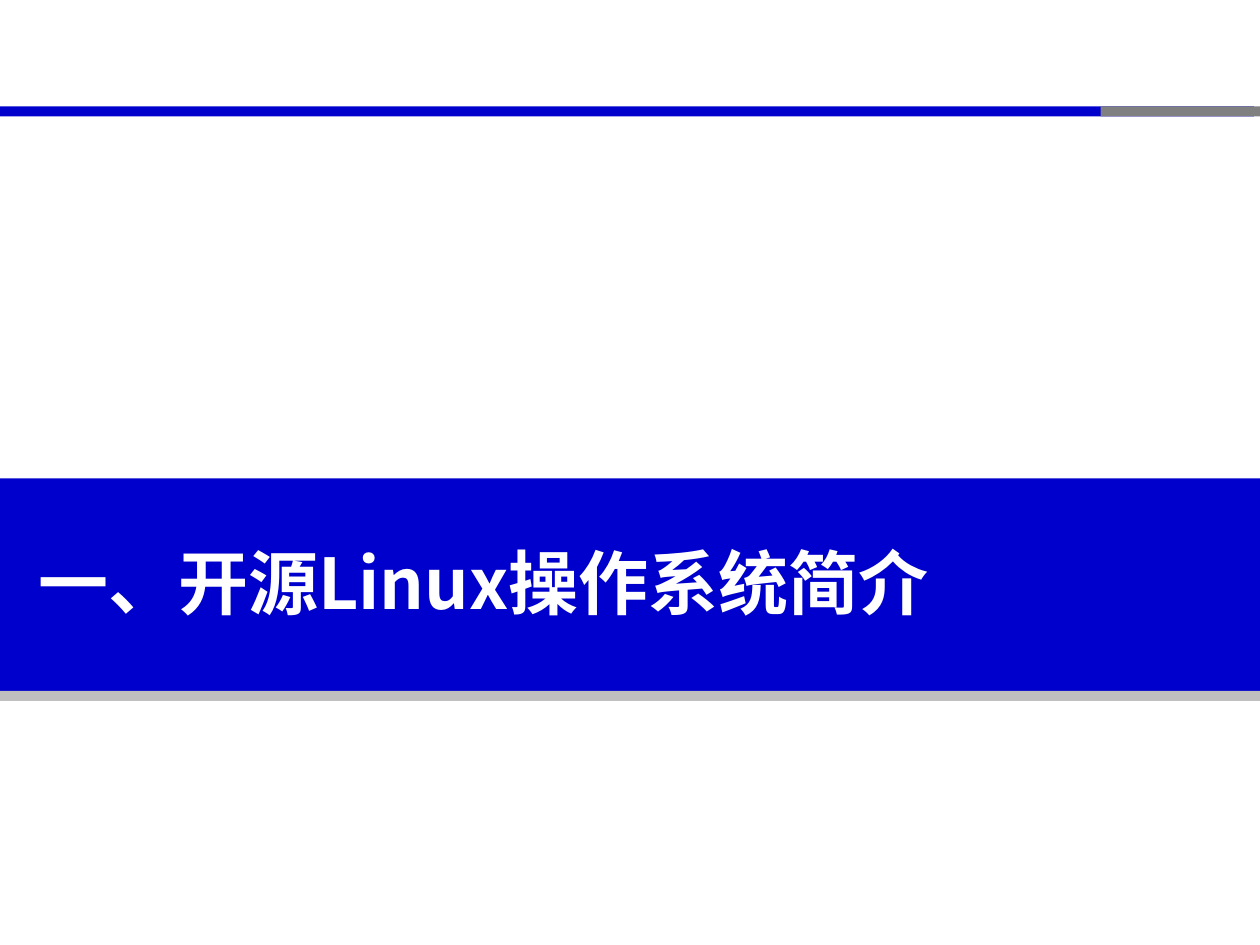
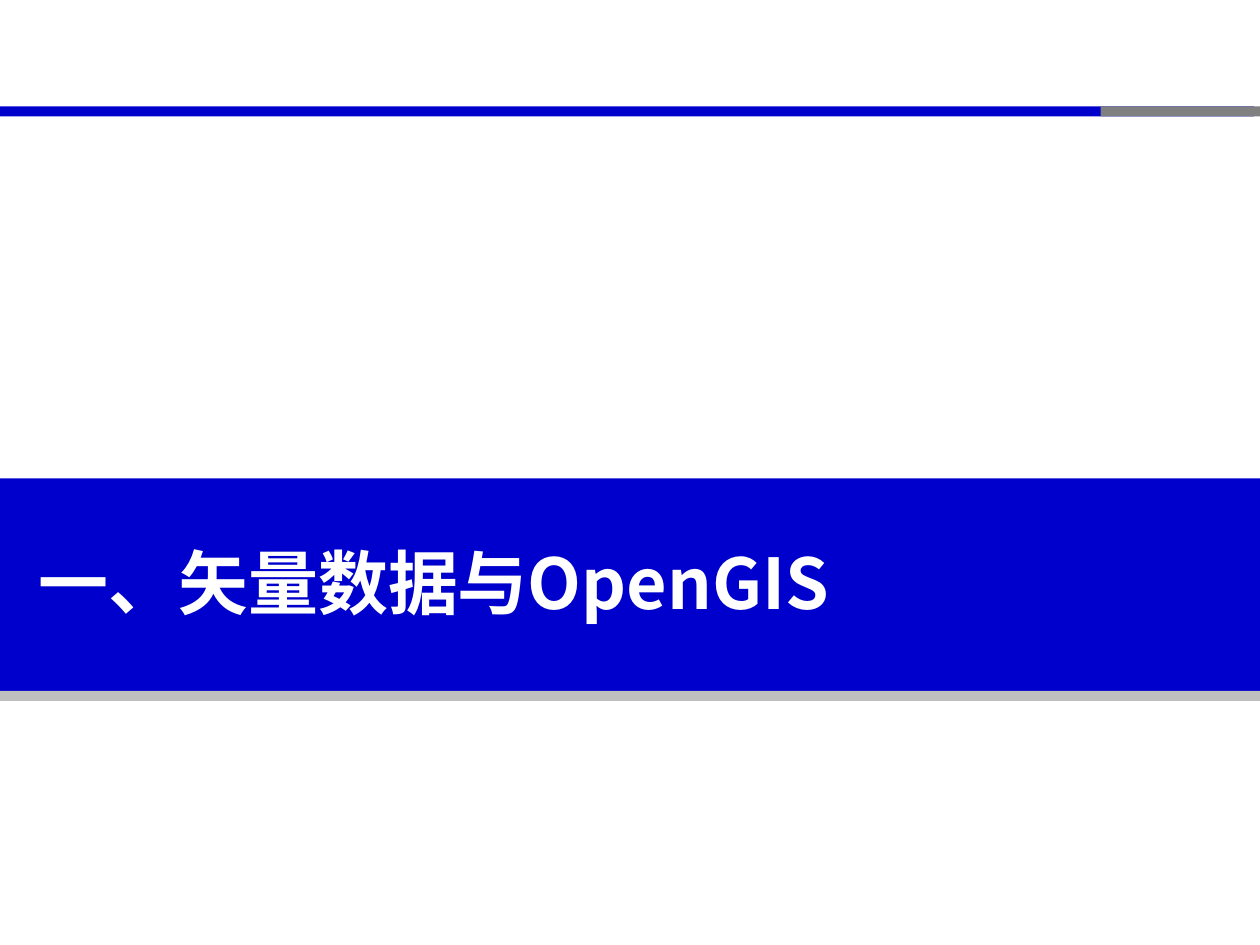
Before and after one commit to xinluo2018/open-source-gis-course, a slide deck: slide 3 of 第4章- OGR开源库及矢量数据处理-8课时/第3章-OGR开源库及矢量数据处理-8学时.pptx. Drawn at 1260x945 pixels with LibreOffice and Linux fonts; fonts in the diff are those of the drawing. Boxes give left, top, right and bottom in pixels: in the first picture for what was removed or moved away, otherwise in the second. Text is boxed around its words. In the diff, an @@ line names an element or a change of style, - is before the commit and + after.

```diff
--- a/第4章- OGR开源库及矢量数据处理-8课时/第3章-OGR开源库及矢量数据处理-8学时.pptx
+++ b/第4章- OGR开源库及矢量数据处理-8课时/第3章-OGR开源库及矢量数据处理-8学时.pptx
@@ text at bbox=[38, 549, 829, 624]: text changed @@
-一、开源Linux操作系统简介
+一、矢量数据与OpenGIS
```
Also in this commit, not shown: 2 other slides changed, 10 slides added, 1 slide removed, 3 other files.
